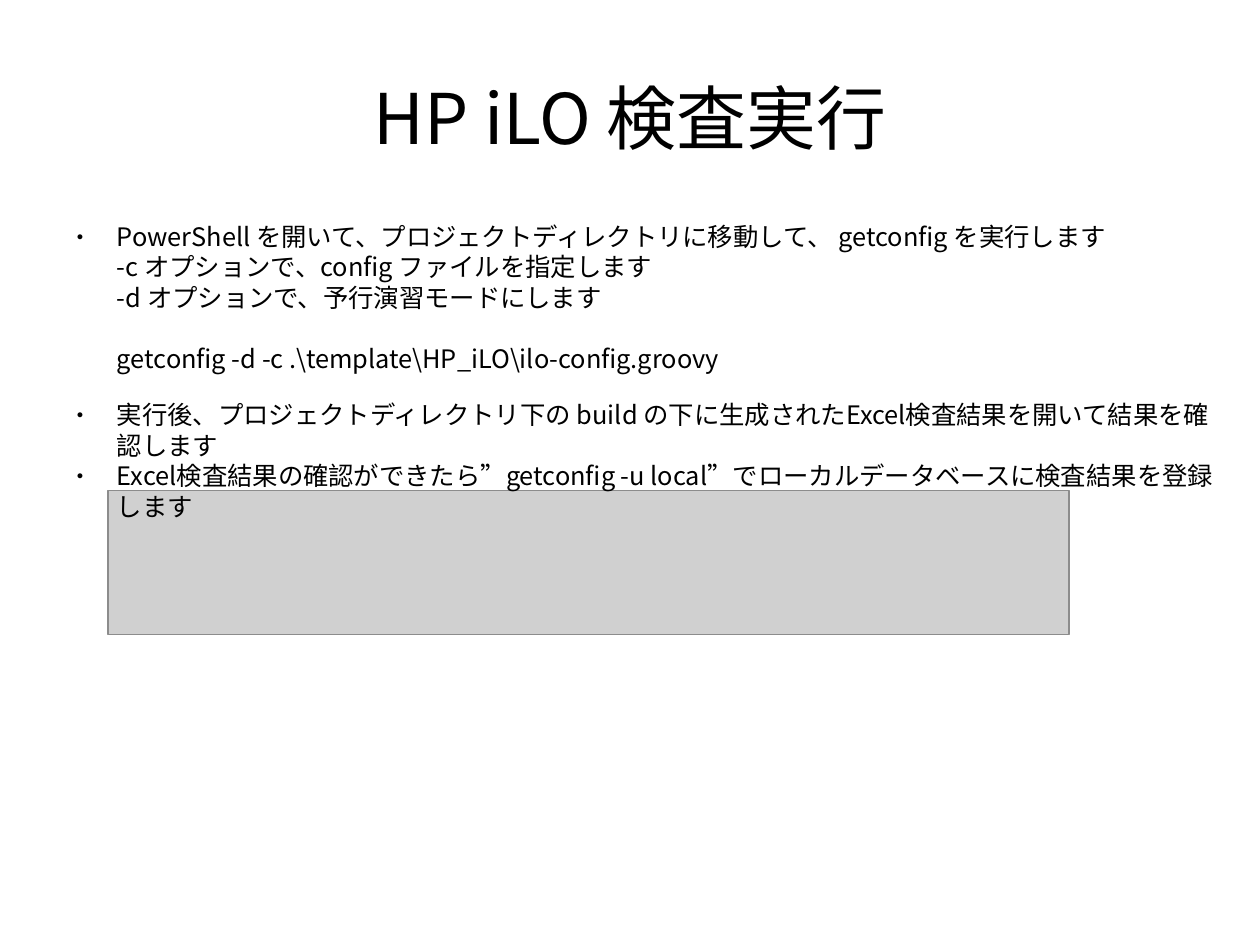
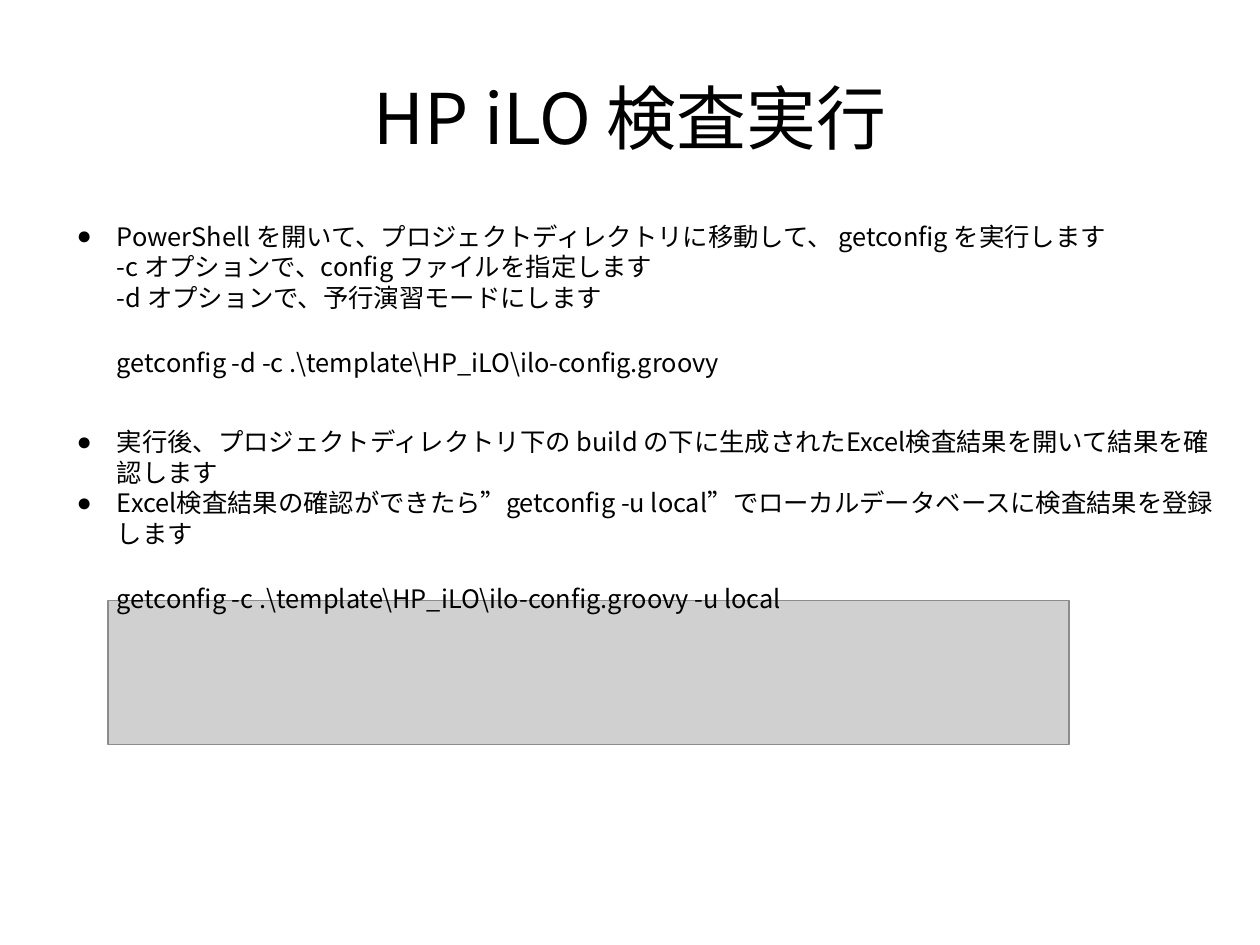
Before and after one commit to frsw3nr/gradle-server-acceptance, a slide deck: slide 51 of docs/jp/tutorial_test_pc.pptx (slide 42 before the commit). Drawn at 1260x945 pixels with LibreOffice and Linux fonts; fonts in the diff are those of the drawing; grey boxes stand for pictures. Boxes give left, top, right and bottom in pixels: in the first picture for what was removed or moved away, otherwise in the second. Text is boxed around its words. In the diff, an @@ line names an element or a change of style, - is before the commit and + after.

```diff
--- a/docs/jp/tutorial_test_pc.pptx
+++ b/docs/jp/tutorial_test_pc.pptx
@@ text "PowerShell を開いて、プロジェクトディレクトリに移動して、 getconfig を実行します -c ..." rewrapped from [117, 224, 1106, 375] to [117, 224, 1106, 379] @@
@@ text "実行後、プロジェクトディレクトリ下の build の下に生成されたExcel検査結果を開いて結果を確認します": place and size @@
-text "実行後、プロジェクトディレクトリ下の build の下に生成されたExcel検査結果を開いて結果を確認します" at [117, 402, 1213, 492]
+text "実行後、プロジェクトディレクトリ下の build の下に生成されたExcel検査結果を開いて結果を確認します" at [117, 429, 1213, 615]
@@ text at [117, 490, 1213, 615]: text changed @@
-● Excel検査結果の確認ができたら”getconfig -u local”でローカルデータベースに検査結果を登録します
+● Excel検査結果の確認ができたら”getconfig -u local”でローカルデータベースに検査結果を登録します
+  getconfig -c .\template\HP_iLO\ilo-config.groovy -u local
@@ picture: place and size @@
-picture at [107, 491, 1069, 635]
+picture at [109, 600, 1070, 744]
```
Also in this commit, not shown: 45 other slides changed, 10 slides added, 27 other files.
